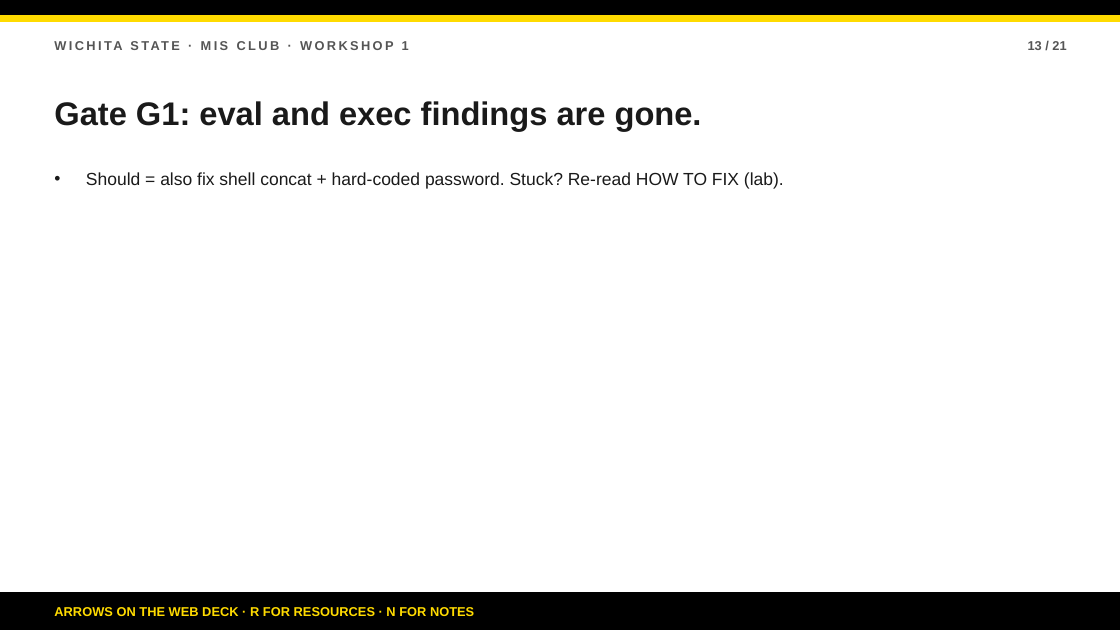
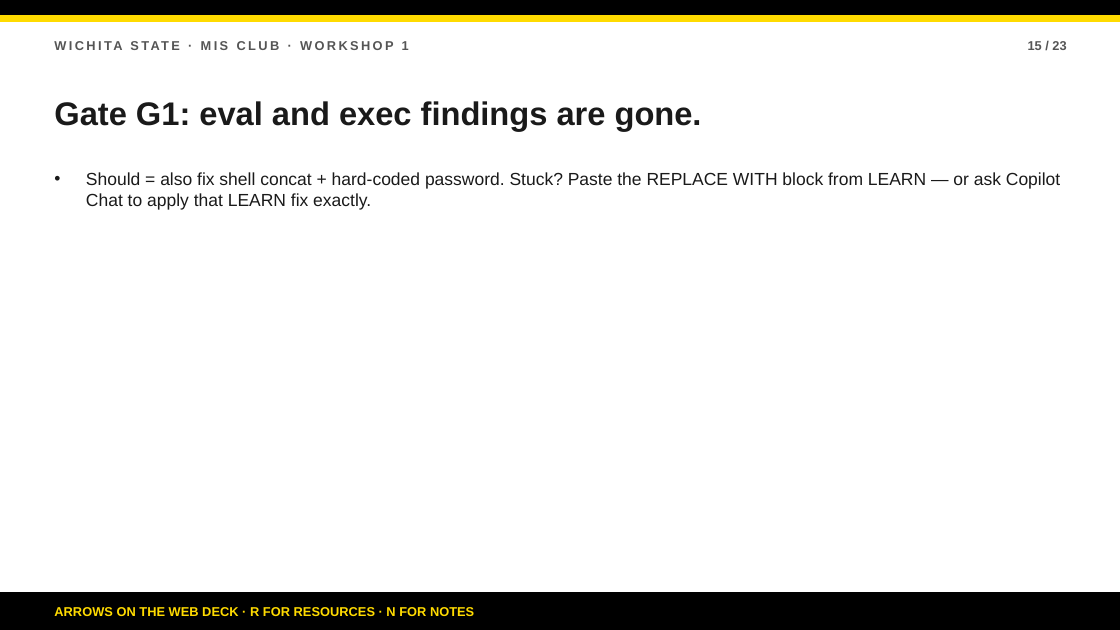
Before and after one commit to bsbcyber/workshop-site, a slide deck: slide 15 of Workshop-2-Secure-Development.pptx (slide 13 before the commit). Drawn at 1120x630 pixels with LibreOffice and Linux fonts; fonts in the diff are those of the drawing. Boxes give left, top, right and bottom in pixels: in the first picture for what was removed or moved away, otherwise in the second. Text is boxed around its words. In the diff, an @@ line names an element or a change of style, - is before the commit and + after.

```diff
--- a/Workshop-2-Secure-Development.pptx
+++ b/Workshop-2-Secure-Development.pptx
@@ text at box(1028, 41, 1066, 50): text changed @@
-13 / 21
+15 / 23
@@ text at box(86, 172, 1060, 210): text changed @@
-• Should = also fix shell concat + hard-coded password. Stuck? Re-read HOW TO FIX (lab).
+• Should = also fix shell concat + hard-coded password. Stuck? Paste the REPLACE WITH block from LEARN — or ask Copilot Chat to apply that LEARN fix exactly.
```
Also in this commit, not shown: 20 other slides changed, 2 slides added, 5 other files.
